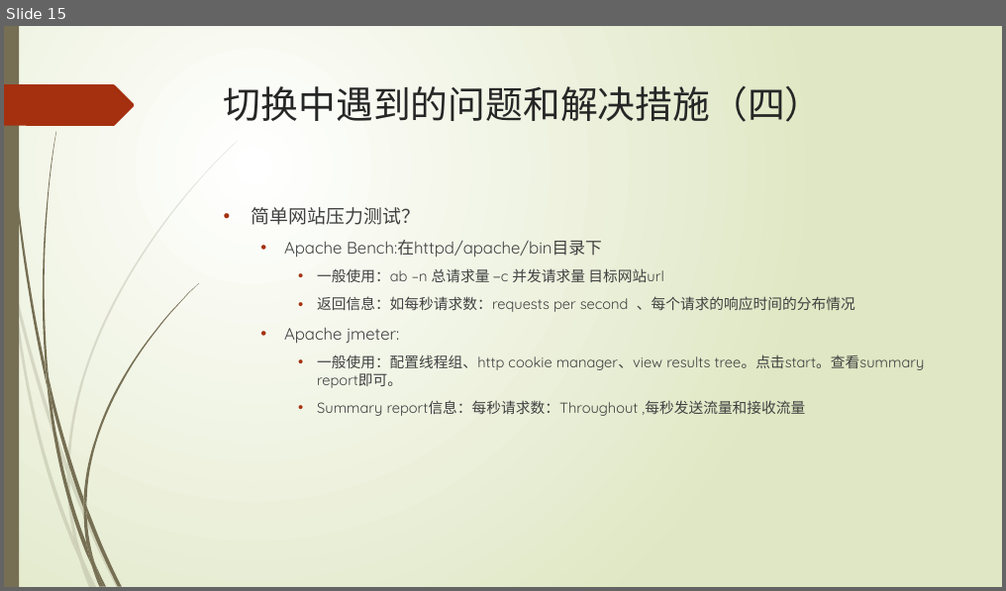
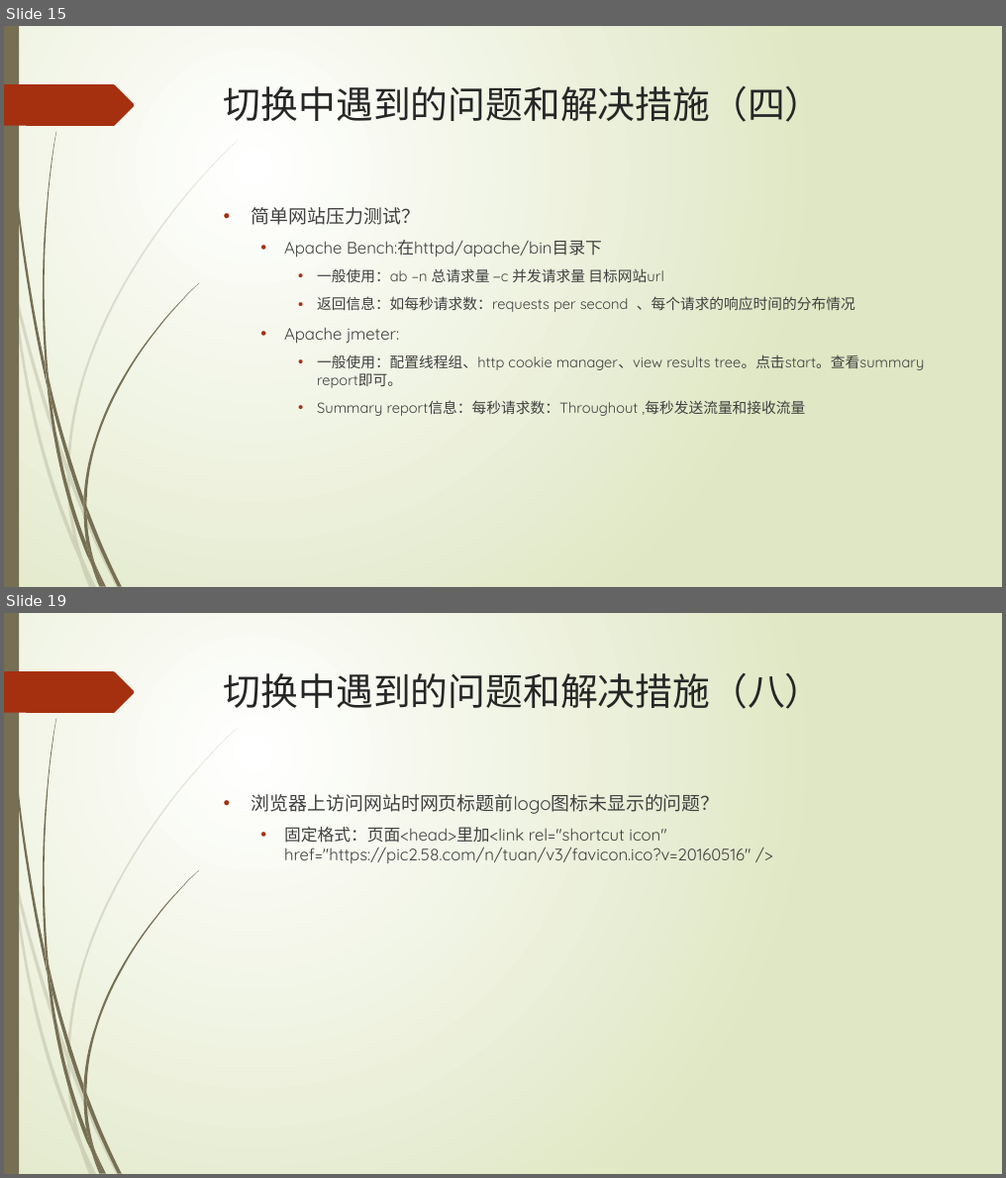
Before and after one commit to lspgithublxh/document, a slide deck: 业务习惯/入职三月以来工作总结.pptx. Shown one above the other, each under a label of ours: slide 15 before the commit, slides 15 and 19 after it; the slides between them are not shown. The pictures are 1006x591 and 1006x1178 pixels, drawn with LibreOffice and Linux fonts; fonts in the diff are those of the drawing. Boxes give left, top, right and bottom in pixels: in the first picture for what was removed or moved away, otherwise in the second. Text is boxed around its words. In the diff, an @@ line names an element or a change of style, - is before the commit and + after.

```diff
--- a/业务习惯/入职三月以来工作总结.pptx
+++ b/业务习惯/入职三月以来工作总结.pptx
@@ slide 19 added at (4, 613, 1002, 1174), background gradient #FFFFFF to #DFE8C4; not listed: 24 template elements that a slide beside it also shows @@
@@ title added at (224, 673, 823, 709), 36 pt, text #262626 @@
+切换中遇到的问题和解决措施（八）
@@ text added at (252, 794, 751, 863), 16 pt, text #404040 @@
+• 浏览器上访问网站时网页标题前logo图标未显示的问题？
+  • 固定格式：页面<head>里加<link rel="shortcut icon" href="https://pic2.58.com/n/tuan/v3/favicon.ico?v=20160516" />
```
Also in this commit, not shown: 1 slide changed, 4 other slides added.
